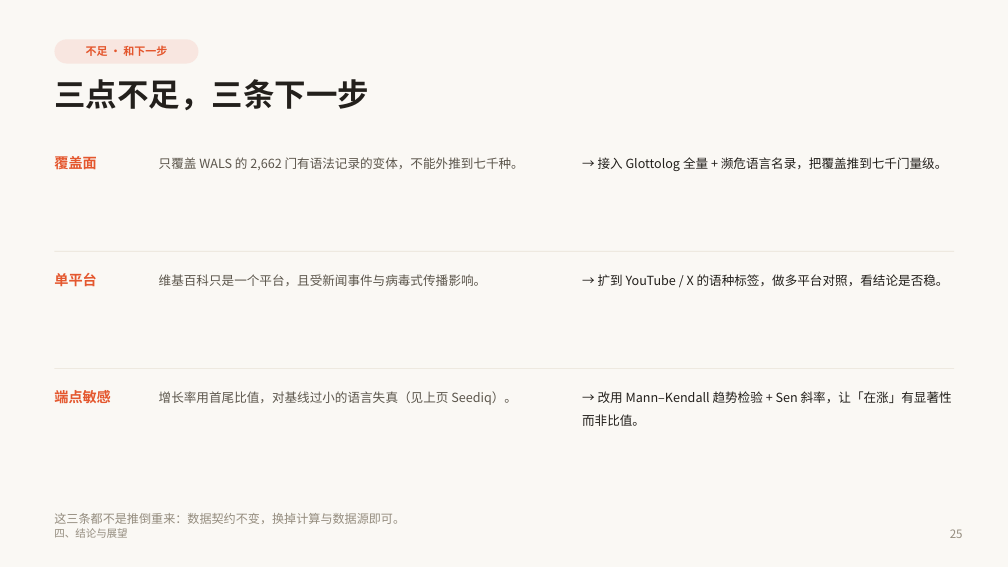
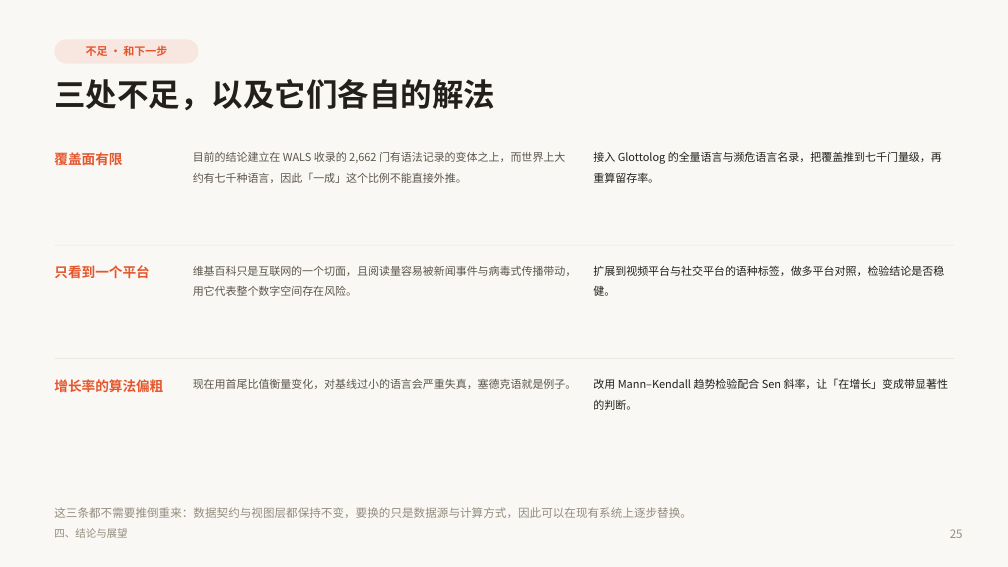
Before and after one commit to quvro/world-language-vitality-map, a slide deck: slide 25 of paper/世界语言赛博活力图谱_答辩PPT.pptx. Drawn at 1008x567 pixels with LibreOffice and Linux fonts; fonts in the diff are those of the drawing. Boxes give left, top, right and bottom in pixels: in the first picture for what was removed or moved away, otherwise in the second. Text is boxed around its words. In the diff, an @@ line names an element or a change of style, - is before the commit and + after.

Commit message:
chore: 覆盖正式 PPT（第四部分改写版，27 页）

```diff
--- a/paper/世界语言赛博活力图谱_答辩PPT.pptx
+++ b/paper/世界语言赛博活力图谱_答辩PPT.pptx
@@ text at (54, 79, 495, 110): text changed @@
-三点不足，三条下一步
+三处不足，以及它们各自的解法
@@ text at (54, 151, 122, 169): text changed; size 13.5 to 13 pt @@
-覆盖面
+覆盖面有限
@@ text at (193, 152, 565, 183): text changed; size 12 to 10.5 pt @@
-只覆盖 WALS 的 2,662 门有语法记录的变体，不能外推到七千种。
+目前的结论建立在 WALS 收录的 2,662 门有语法记录的变体之上，而世界上大约有七千种语言，因此「一成」这个比例不能直接外推。
@@ text at (593, 151, 942, 183): text changed; size 12 to 10.5 pt @@
-→ 接入 Glottolog 全量 + 濒危语言名录，把覆盖推到七千门量级。
+接入 Glottolog 的全量语言与濒危语言名录，把覆盖推到七千门量级，再重算留存率。
@@ rectangle: place and size @@
-rectangle at (54, 251, 954, 252)
+rectangle at (54, 245, 954, 246)
@@ text at (54, 265, 149, 279): text changed; size 13.5 to 13 pt @@
-单平台
+只看到一个平台
@@ text at (193, 266, 577, 296): text changed; size 12 to 10.5 pt @@
-维基百科只是一个平台，且受新闻事件与病毒式传播影响。
+维基百科只是互联网的一个切面，且阅读量容易被新闻事件与病毒式传播带动，用它代表整个数字空间存在风险。
@@ text at (593, 265, 944, 296): text changed; size 12 to 10.5 pt @@
-→ 扩到 YouTube / X 的语种标签，做多平台对照，看结论是否稳。
+扩展到视频平台与社交平台的语种标签，做多平台对照，检验结论是否稳健。
@@ rectangle: place and size @@
-rectangle at (54, 368, 954, 369)
+rectangle at (54, 358, 954, 359)
@@ text at (54, 379, 163, 392): text changed; size 13.5 to 13 pt @@
-端点敏感
+增长率的算法偏粗
@@ text at (193, 379, 577, 389): text changed; size 12 to 10.5 pt @@
-增长率用首尾比值，对基线过小的语言失真（见上页 Seediq）。
+现在用首尾比值衡量变化，对基线过小的语言会严重失真，塞德克语就是例子。
@@ text at (593, 378, 948, 410): text changed; size 12 to 10.5 pt @@
-→ 改用 Mann–Kendall 趋势检验 + Sen 斜率，让「在涨」有显著性而非比值。
+改用 Mann–Kendall 趋势检验配合 Sen 斜率，让「在增长」变成带显著性的判断。
@@ text at (54, 507, 692, 518): text changed; size 11.5 to 11 pt @@
-这三条都不是推倒重来：数据契约不变，换掉计算与数据源即可。
+这三条都不需要推倒重来：数据契约与视图层都保持不变，要换的只是数据源与计算方式，因此可以在现有系统上逐步替换。
```
Also in this commit, not shown: 2 other slides changed, 2 other files.
